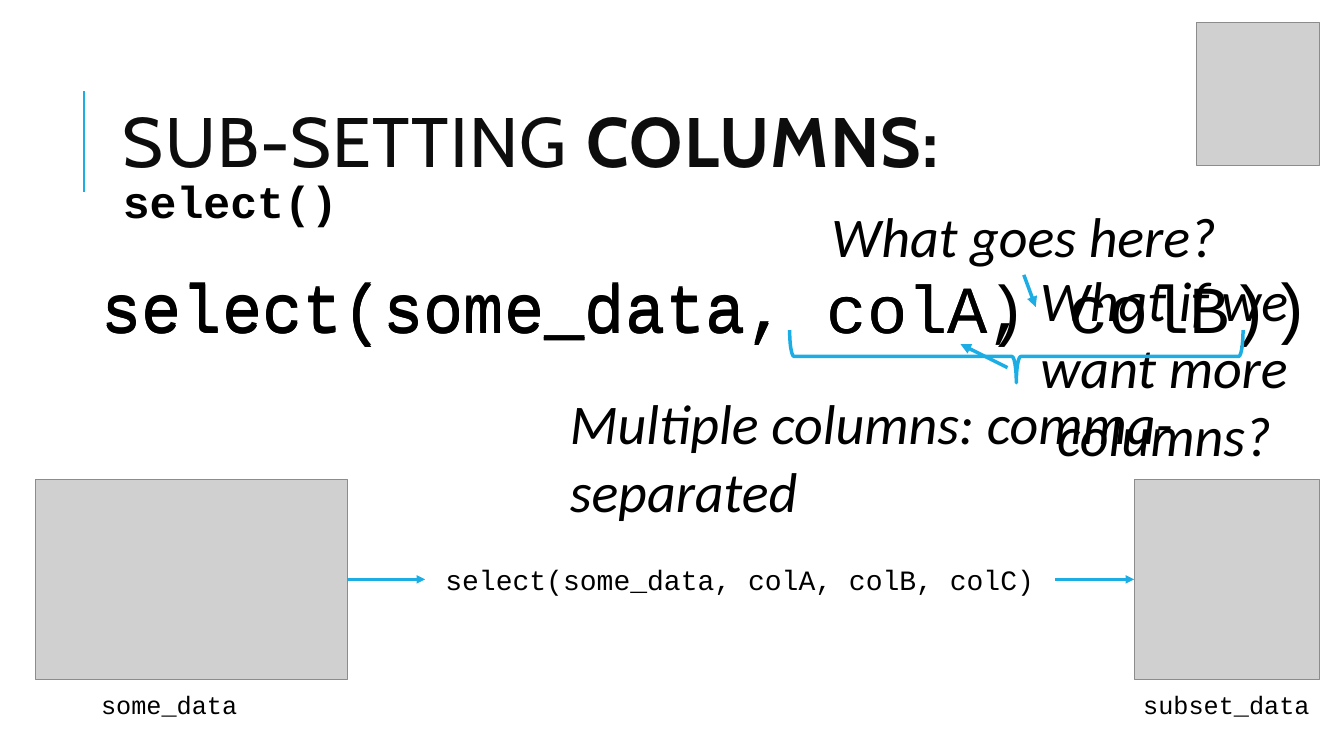
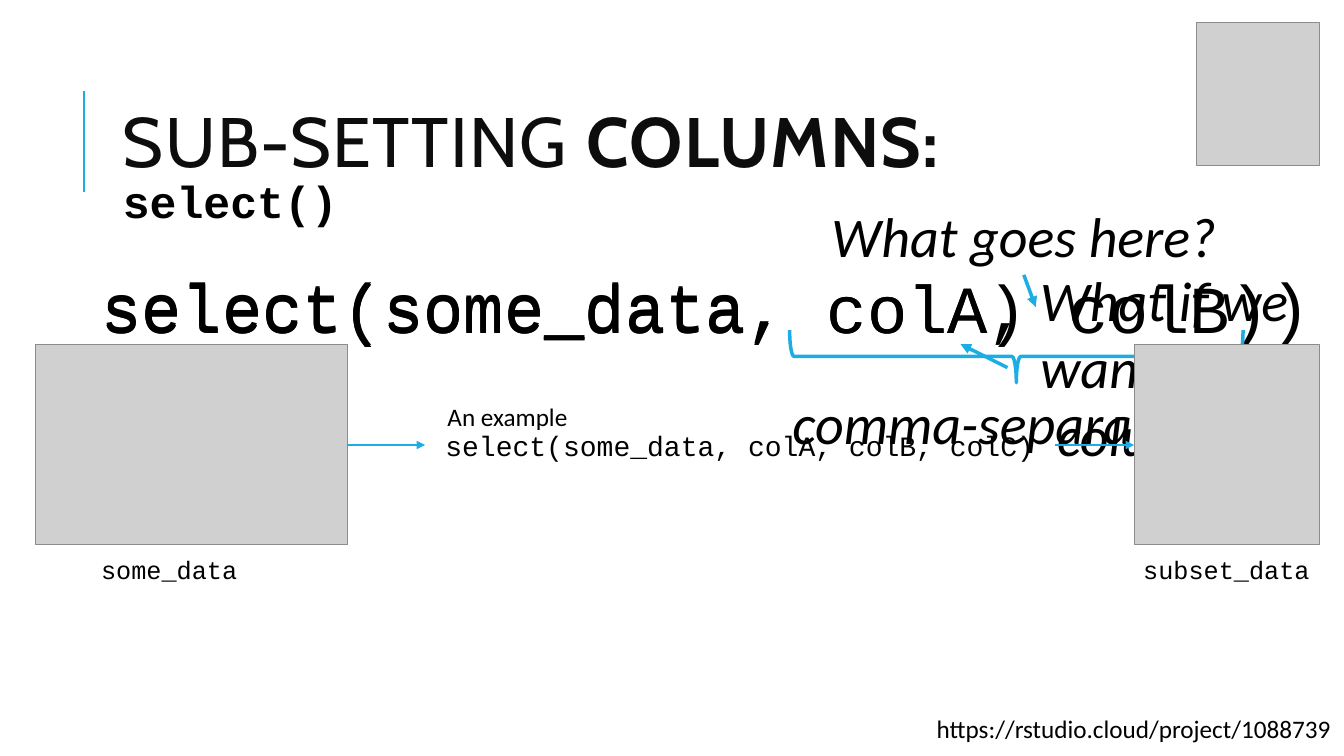
Before and after one commit to Jim89/tidy-lesson-plan, a slide deck: slide 6 of data-subsetting.pptx. Drawn at 1344x756 pixels with LibreOffice and Linux fonts; fonts in the diff are those of the drawing; grey boxes stand for pictures. Boxes give left, top, right and bottom in pixels: in the first picture for what was removed or moved away, otherwise in the second. Text is boxed around its words. In the diff, an @@ line names an element or a change of style, - is before the commit and + after.

```diff
--- a/data-subsetting.pptx
+++ b/data-subsetting.pptx
@@ text added at [447,408,567,430], 18 pt, text #000000 @@
+An example
@@ text at [792,398,1205,458]: text changed @@
-Multiple columns: comma-separated
+comma-separated
@@ 3 texts, 2 pictures, 2 arrows: place and size @@
-3 texts, 2 pictures, 2 arrows at [35,480,1320,717]
+3 texts, 2 pictures, 2 arrows at [35,345,1320,582]
@@ text added at [937,720,1331,743], 18 pt, text #000000 @@
+https://rstudio.cloud/project/1088739
```
Also in this commit, not shown: 8 other slides changed, 1 slide added, 4 other files.
